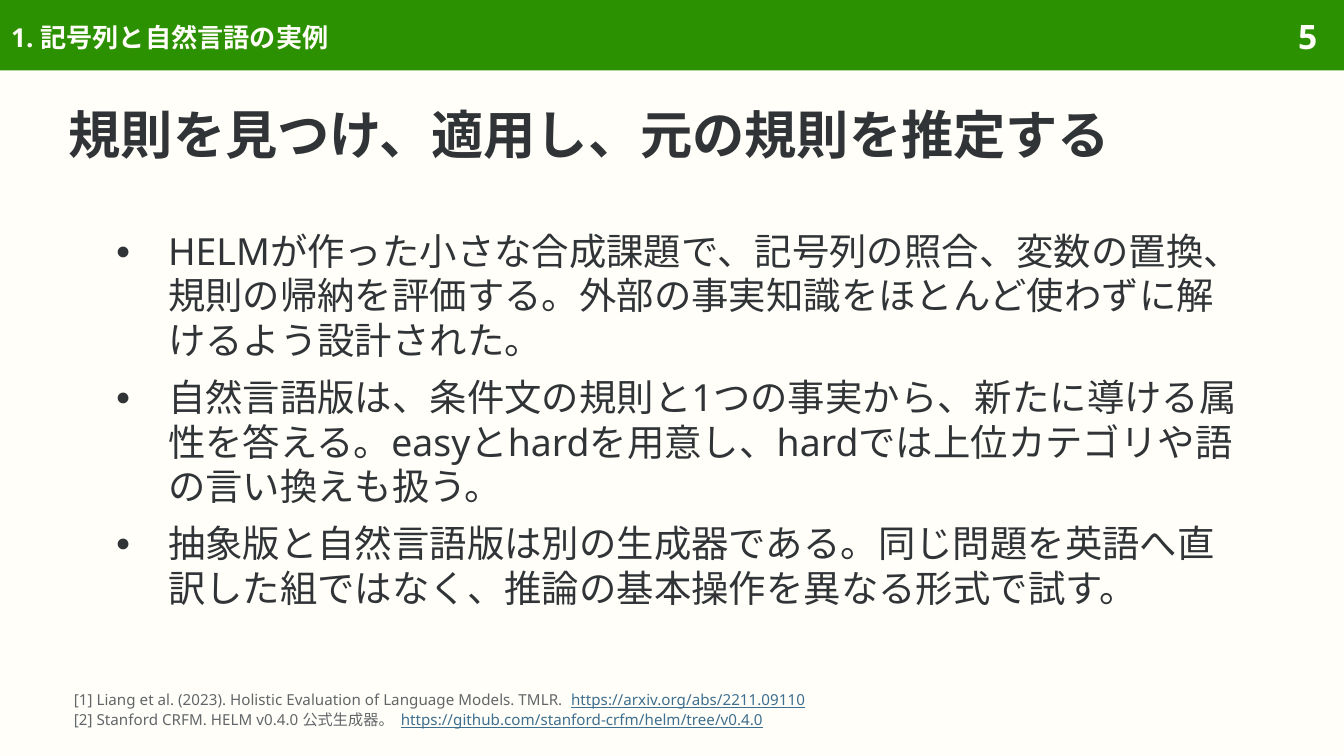
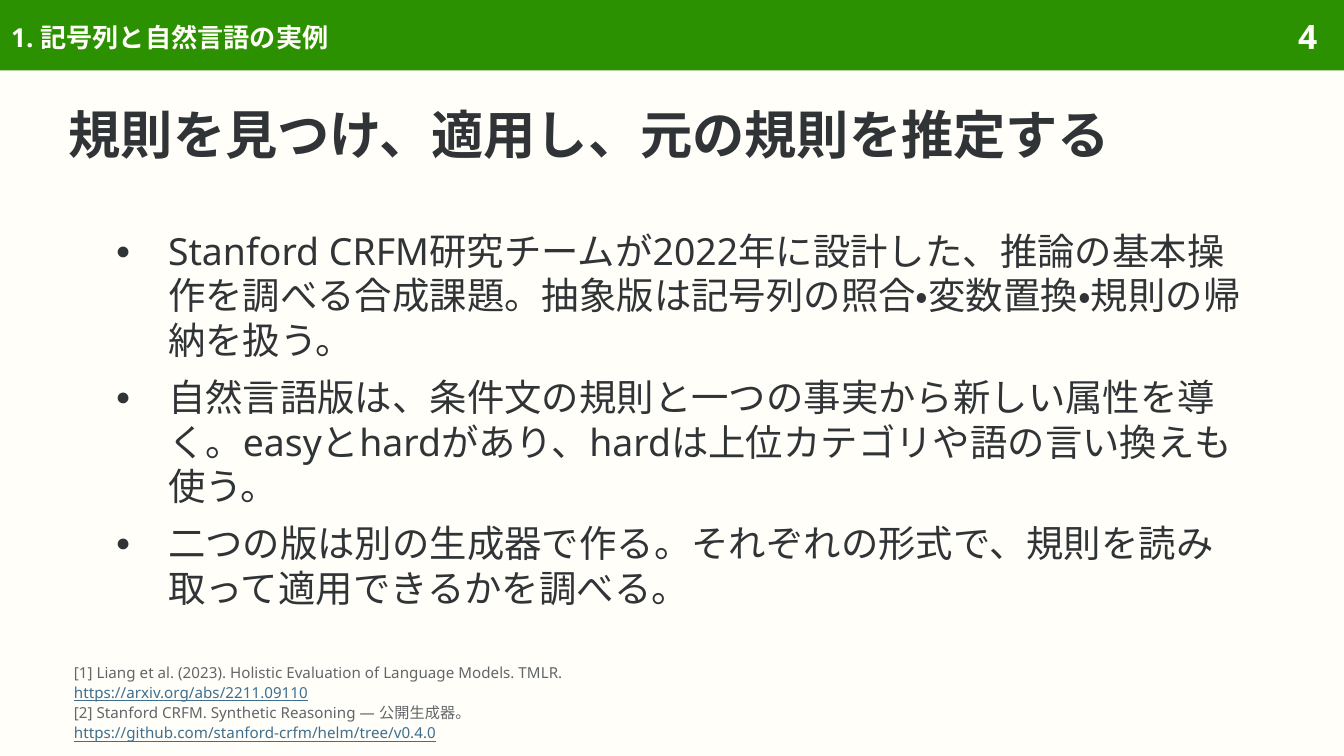
Before and after one commit to sasakiy84/datasets-in-10-minutes, a slide deck: slide 4 of slides/datasets-in-10-minutes-synthetic-reasoning.pptx (slide 5 before the commit). Drawn at 1344x756 pixels with LibreOffice and Linux fonts; fonts in the diff are those of the drawing. Boxes give left, top, right and bottom in pixels: in the first picture for what was removed or moved away, otherwise in the second. Text is boxed around its words. In the diff, an @@ line names an element or a change of style, - is before the commit and + after.

Commit message:
Explain synthetic reasoning tasks and retain representative results

```diff
--- a/slides/datasets-in-10-minutes-synthetic-reasoning.pptx
+++ b/slides/datasets-in-10-minutes-synthetic-reasoning.pptx
@@ page number at (x1=1298, y1=25, x2=1317, y2=49): text changed @@
-5
+4
@@ text at (x1=168, y1=233, x2=1240, y2=605): text changed @@
-● HELMが作った小さな合成課題で、記号列の照合、変数の置換、規則の帰納を評価する。外部の事実知識をほとんど使わずに解けるよう設計された。
-● 自然言語版は、条件文の規則と1つの事実から、新たに導ける属性を答える。easyとhardを用意し、hardでは上位カテゴリや語の言い換えも扱う。
-● 抽象版と自然言語版は別の生成器である。同じ問題を英語へ直訳した組ではなく、推論の基本操作を異なる形式で試す。
+● Stanford CRFM研究チームが2022年に設計した、推論の基本操作を調べる合成課題。抽象版は記号列の照合・変数置換・規則の帰納を扱う。
+● 自然言語版は、条件文の規則と一つの事実から新しい属性を導く。easyとhardがあり、hardは上位カテゴリや語の言い換えも使う。
+● 二つの版は別の生成器で作る。それぞれの形式で、規則を読み取って適用できるかを調べる。
@@ text at (x1=74, y1=666, x2=562, y2=742): text changed @@
-[1] Liang et al. (2023). Holistic Evaluation of Language Models. TMLR. https://arxiv.org/abs/2211.09110
-[2] Stanford CRFM. HELM v0.4.0 公式生成器。 https://github.com/stanford-crfm/helm/tree/v0.4.0
+[1] Liang et al. (2023). Holistic Evaluation of Language Models. TMLR.
+https://arxiv.org/abs/2211.09110
+[2] Stanford CRFM. Synthetic Reasoning — 公開生成器。
+https://github.com/stanford-crfm/helm/tree/v0.4.0
```
Also in this commit, not shown: 43 other slides changed, 11 slides removed, 44 other files.
